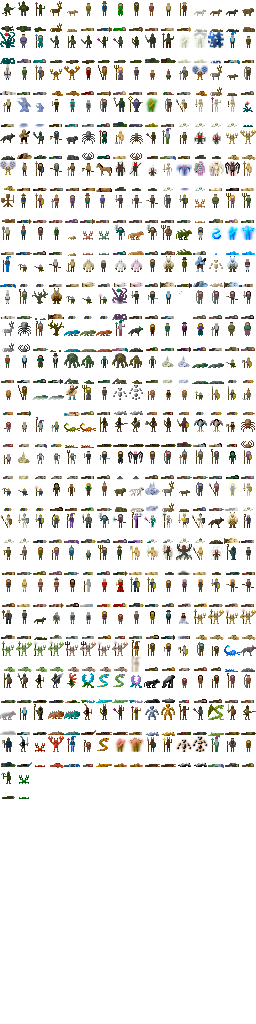
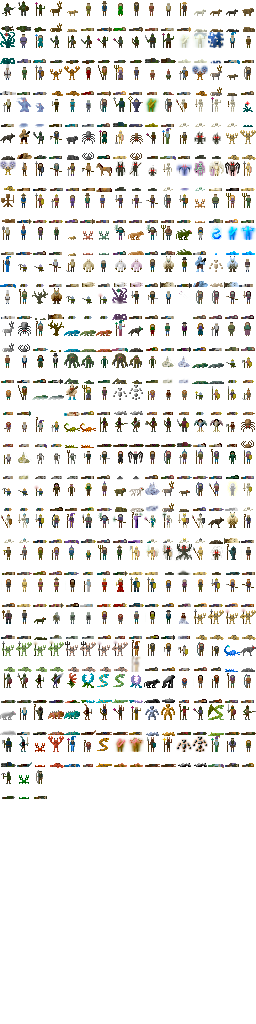
Two versions of the same layered image (256x1024). Layer-by-layer changes:
painted on "Background" over <box>34,770,47,799</box>
